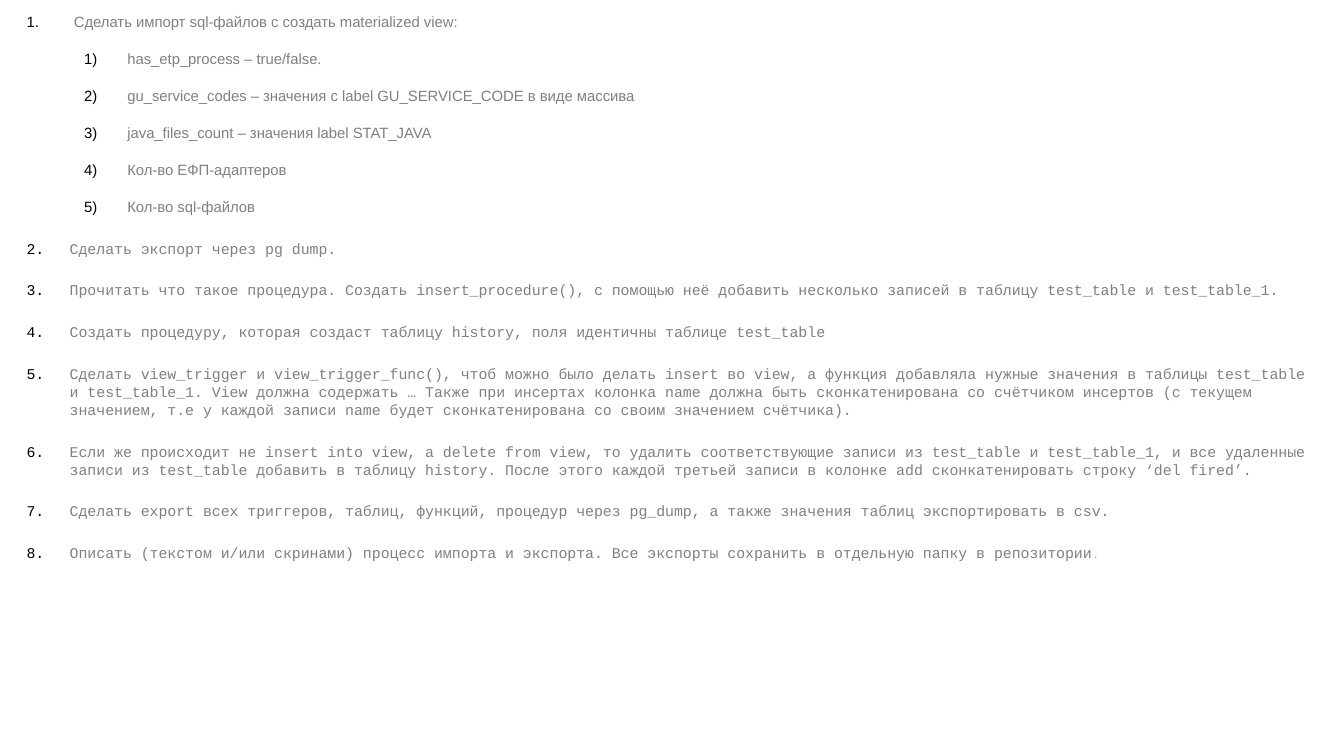
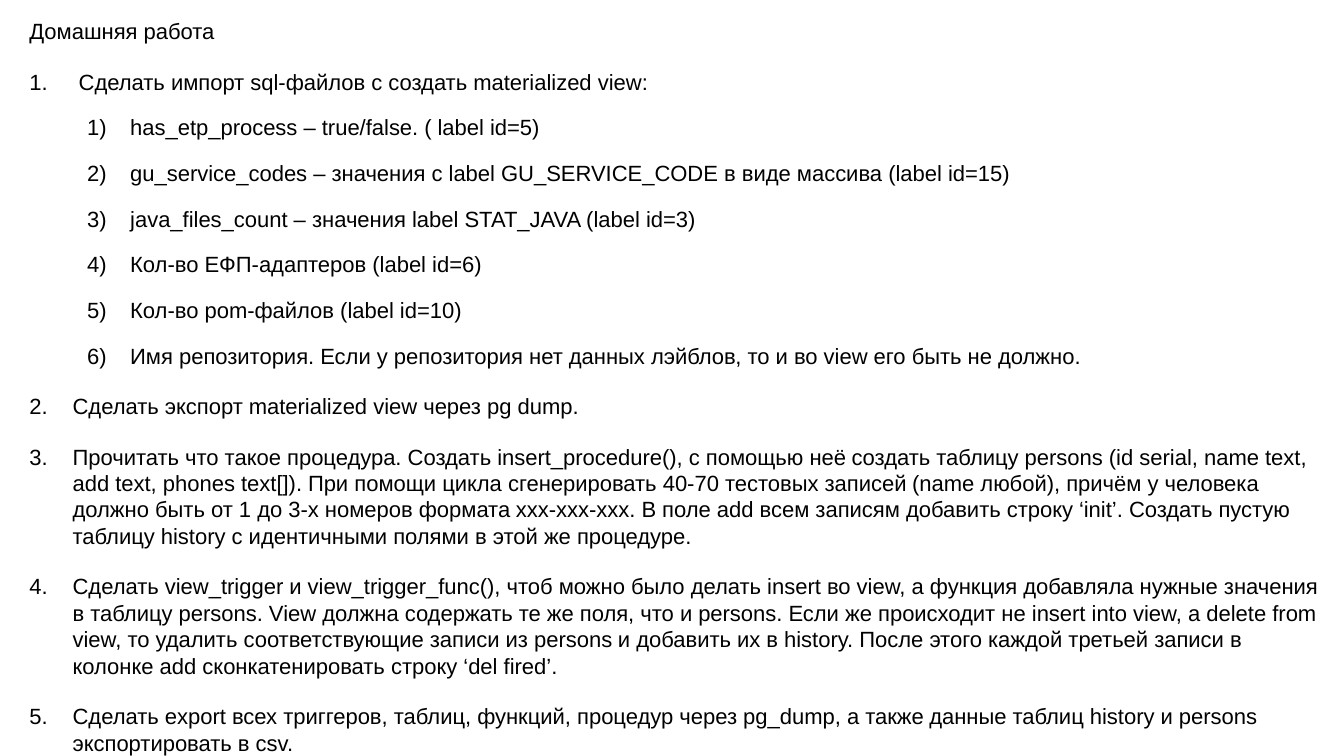
Before and after one commit to CPTMUTCHELL/smsoft-homework, a slide deck: slide 12 of sql/src/main/resources/presentation.pptx. Drawn at 1344x756 pixels with LibreOffice and Linux fonts; fonts in the diff are those of the drawing. Boxes give left, top, right and bottom in pixels: in the first picture for what was removed or moved away, otherwise in the second. Text is boxed around its words. In the diff, an @@ line names an element or a change of style, - is before the commit and + after.

```diff
--- a/sql/src/main/resources/presentation.pptx
+++ b/sql/src/main/resources/presentation.pptx
@@ text at (29,23,215,44): paragraph added @@
+Домашняя работа
@@ text at (79,73,648,95): size 8.8 to 13 pt, text colour #808080 to #000000 in "Сделать импорт sql-файлов с создать materialized view:", "Описать (текстом и/или скринами) процесс импорта и ..."; size 4.9 to 8.7 pt in "репозитории."; font Courier New to Arial in "Описать (текстом и/или скринами) процесс импорта и ..." @@
@@ text at (73,119,1318,729): text changed; size 8.8 to 13 pt; font Courier New to Arial; text colour #808080 to #000000 @@
-  1) has_etp_process – true/false.
-  2) gu_service_codes – значения с label GU_SERVICE_CODE в виде массива
-  3) java_files_count – значения label STAT_JAVA
-  4) Кол-во ЕФП-адаптеров
-  5) Кол-во sql-файлов
-2. Сделать экспорт через pg dump.
-3. Прочитать что такое процедура. Создать insert_procedure(), с помощью неё добавить несколько записей в таблицу test_table и test_table_1.
-4. Создать процедуру, которая создаст таблицу history, поля идентичны таблице test_table
-5. Сделать view_trigger и view_trigger_func(), чтоб можно было делать insert во view, а функция добавляла нужные значения в таблицы test_table и test_table_1. View должна содержать … Также при инсертах колонка name должна быть сконкатенирована со счётчиком инсертов (с текущем значением, т.е у каждой записи name будет сконкатенирована со своим значением счётчика).
-6. Если же происходит не insert into view, а delete from view, то удалить соответствующие записи из test_table и test_table_1, и все удаленные записи из test_table добавить в таблицу history. После этого каждой третьей записи в колонке add сконкатенировать строку ‘del fired’.
-7. Сделать export всех триггеров, таблиц, функций, процедур через pg_dump, а также значения таблиц экспортировать в csv.
+  1) has_etp_process – true/false. ( label id=5)
+  2) gu_service_codes – значения с label GU_SERVICE_CODE в виде массива (label id=15)
+  3) java_files_count – значения label STAT_JAVA (label id=3)
+  4) Кол-во ЕФП-адаптеров (label id=6)
+  5) Кол-во pom-файлов (label id=10)
+  6) Имя репозитория. Если у репозитория нет данных лэйблов, то и во view его быть не должно.
+2. Сделать экспорт materialized view через pg dump.
+3. Прочитать что такое процедура. Создать insert_procedure(), с помощью неё создать таблицу persons (id serial, name text, add text, phones text[]). При помощи цикла сгенерировать 40-70 тестовых записей (name любой), причём у человека должно быть от 1 до 3-х номеров формата xxx-xxx-xxx. В поле add всем записям добавить строку ‘init’. Создать пустую таблицу history с идентичными полями в этой же процедуре.
+4. Сделать view_trigger и view_trigger_func(), чтоб можно было делать insert во view, а функция добавляла нужные значения в таблицу persons. View должна содержать те же поля, что и persons. Если же происходит не insert into view, а delete from view, то удалить соответствующие записи из persons и добавить их в history. После этого каждой третьей записи в колонке add сконкатенировать строку ‘del fired’.
+5. Сделать export всех триггеров, таблиц, функций, процедур через pg_dump, а также данные таблиц history и persons экспортировать в csv.
```
Also in this commit, not shown: 7 other slides changed, 3 other files.
